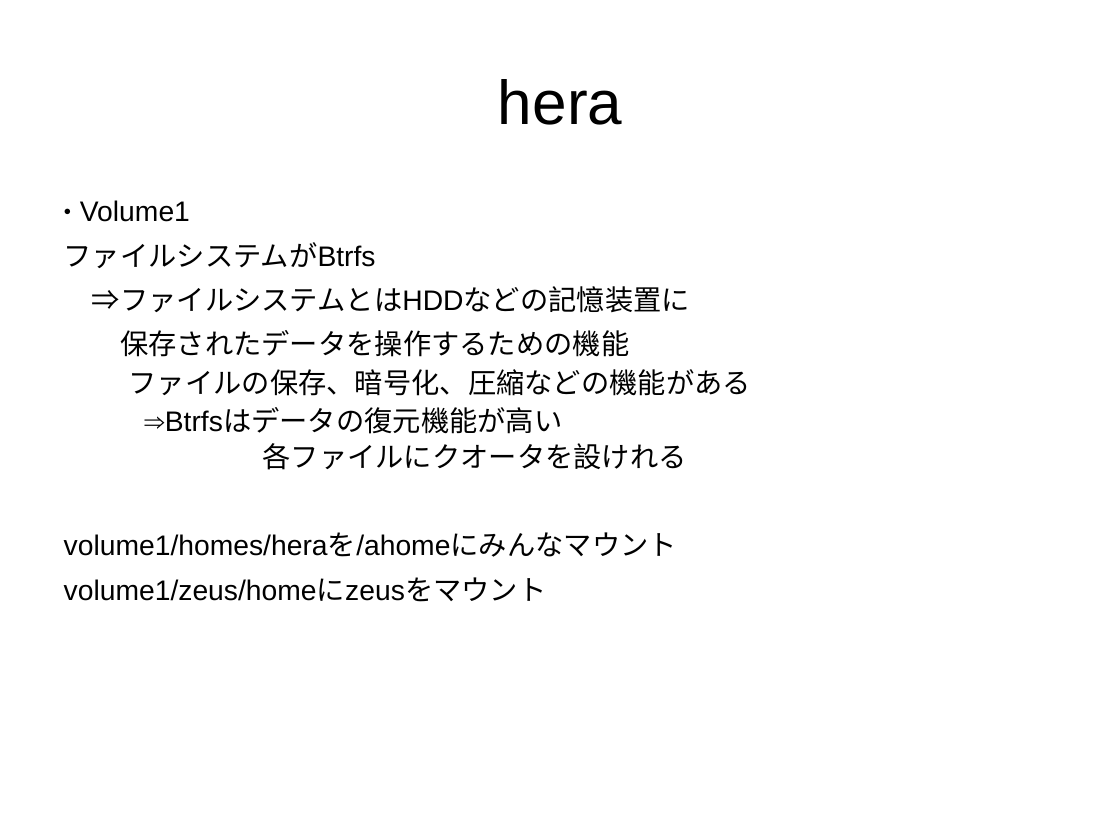
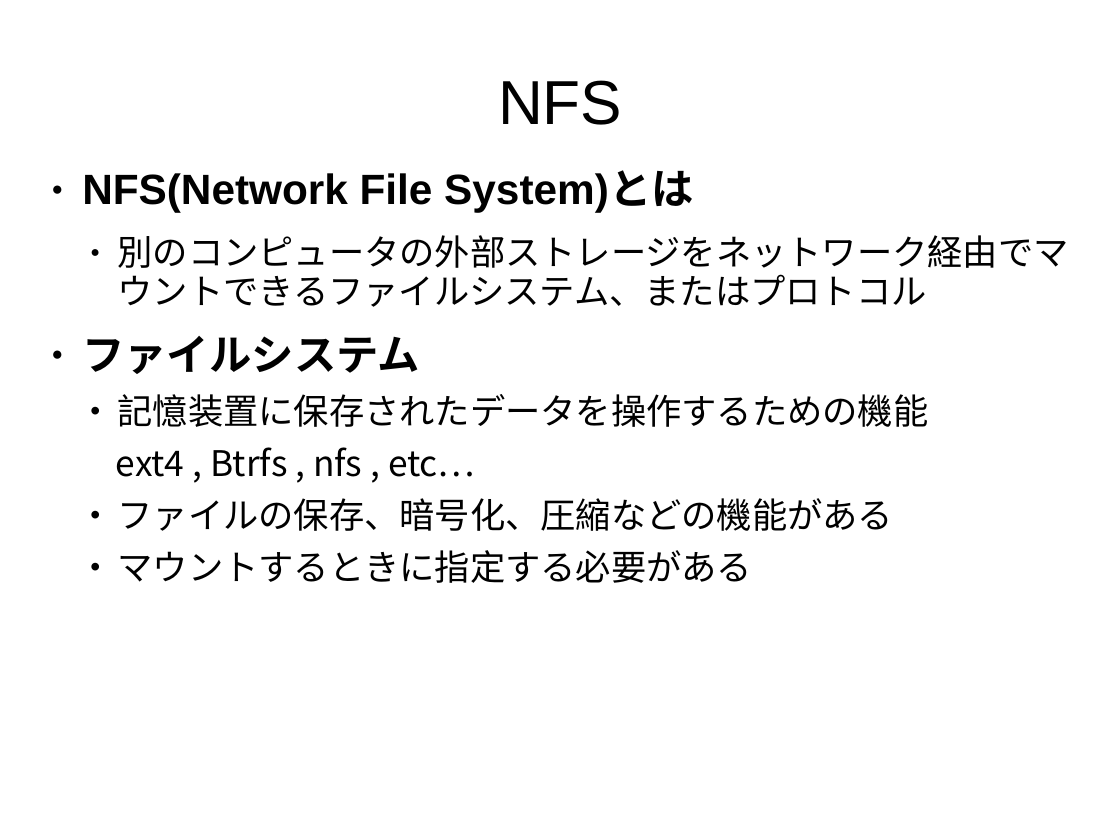
Before and after one commit to naoki709mm/BCL_presentation, a slide deck: slide 4 of okuya.ppt (slide 3 before the commit). Drawn at 1120x840 pixels with LibreOffice and Linux fonts; fonts in the diff are those of the drawing. Boxes give left, top, right and bottom in pixels: in the first picture for what was removed or moved away, otherwise in the second. Text is boxed around its words. In the diff, an @@ line names an element or a change of style, - is before the commit and + after.

```diff
--- a/okuya.ppt
+++ b/okuya.ppt
@@ title at bbox=[498, 80, 622, 125]: text changed @@
-hera
+NFS
@@ subtitle "NFS(Network File System)とは": place and size @@
-subtitle "NFS(Network File System)とは" at bbox=[64, 200, 751, 602]
+subtitle "NFS(Network File System)とは" at bbox=[82, 170, 1069, 583]
@@ subtitle at bbox=[82, 170, 1069, 477]: text changed; size 20 to 25 pt; font Noto Sans CJK JP to Arial @@
-● Volume1
-ファイルシステムがBtrfs
-⇒ファイルシステムとはHDDなどの記憶装置に
-保存されたデータを操作するための機能
+● NFS(Network File System)とは
+  ● 別のコンピュータの外部ストレージをネットワーク経由でマウントできるファイルシステム、またはプロトコル
+● ファイルシステム
+  • 記憶装置に保存されたデータを操作するための機能
+      ext4 , Btrfs , nfs , etc…
@@ subtitle at bbox=[118, 498, 894, 531]: size 20 to 25 pt in "ファイルの保存、暗号化、圧縮などの機能がある"; bullet none to •; list level 3 to 2 in "ファイルの保存、暗号化、圧縮などの機能がある" @@
@@ subtitle at bbox=[118, 550, 753, 583]: text changed; size 20 to 25 pt; font Arial to Noto Sans CJK JP @@
-    ⇒Btrfsはデータの復元機能が高い
-      各ファイルにクオータを設けれる
-volume1/homes/heraを/ahomeにみんなマウント
-volume1/zeus/homeにzeusをマウント
+  • マウントするときに指定する必要がある
```
Also in this commit, not shown: 3 other slides changed, 9 slides added, 1 slide removed.
